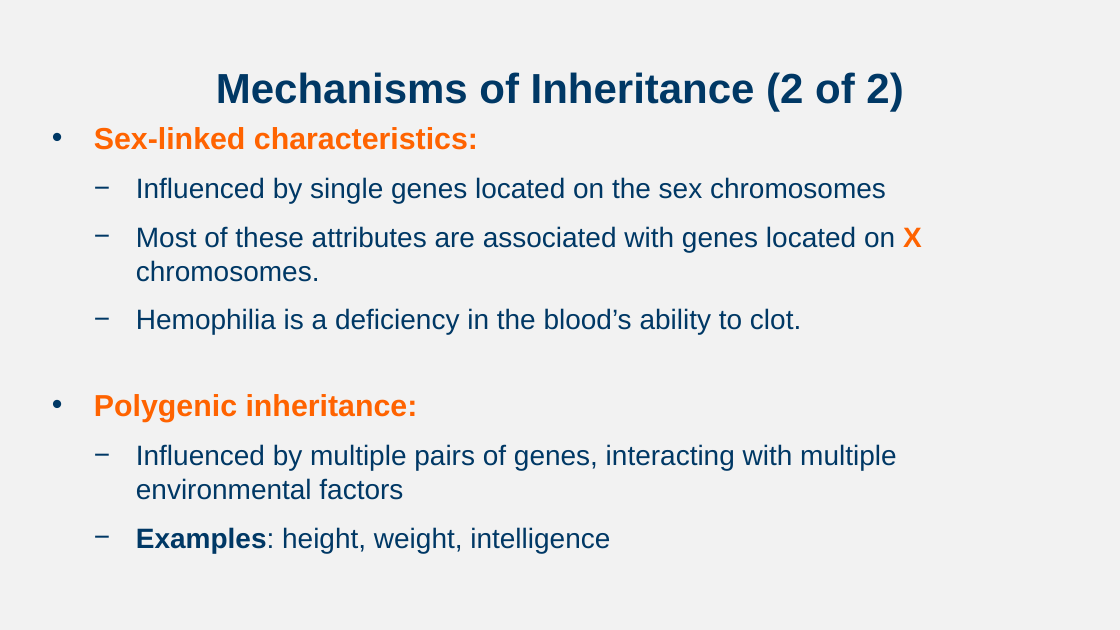
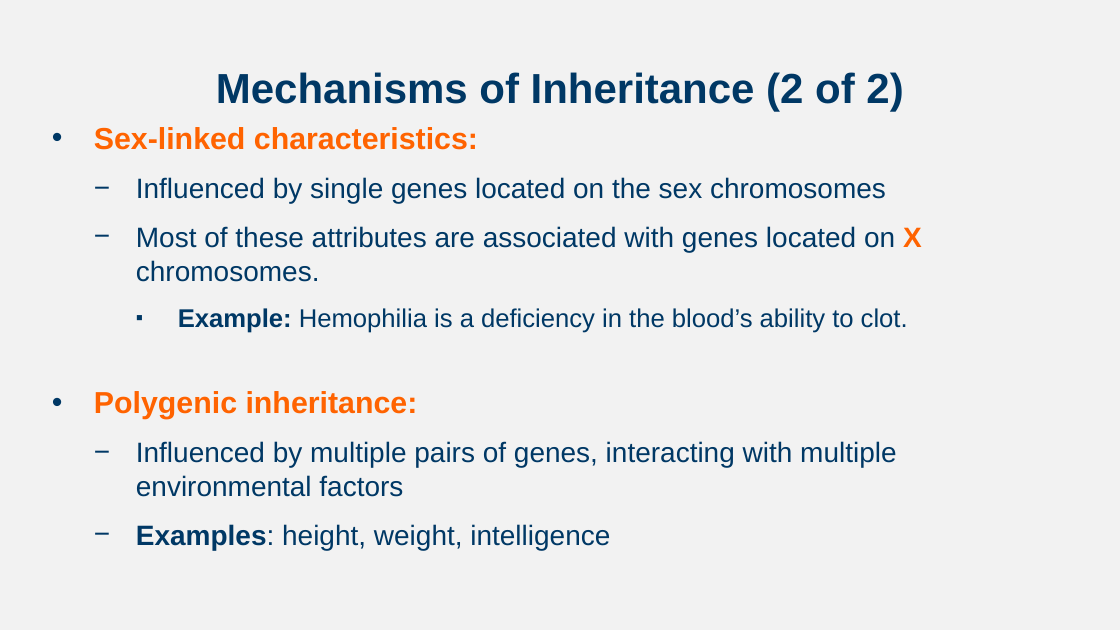
Before and after one commit to npm27/Teaching-Materials, a slide deck: slide 16 of Developmental Spring 24/Slides/Chapter 2.pptx (slide 13 before the commit). Drawn at 1120x630 pixels with LibreOffice and Linux fonts; fonts in the diff are those of the drawing. Boxes give left, top, right and bottom in pixels: in the first picture for what was removed or moved away, otherwise in the second. Text is boxed around its words. In the diff, an @@ line names an element or a change of style, - is before the commit and + after.

```diff
--- a/Developmental Spring 24/Slides/Chapter 2.pptx
+++ b/Developmental Spring 24/Slides/Chapter 2.pptx
@@ text at (x1=178, y1=308, x2=908, y2=333): text changed; size 24 to 22 pt @@
-  − Hemophilia is a deficiency in the blood’s ability to clot.
+    ▪ Example: Hemophilia is a deficiency in the blood’s ability to clot.
```
Also in this commit, not shown: 3 other slides changed, 16 slides added, 1 slide removed, 16 other files.
